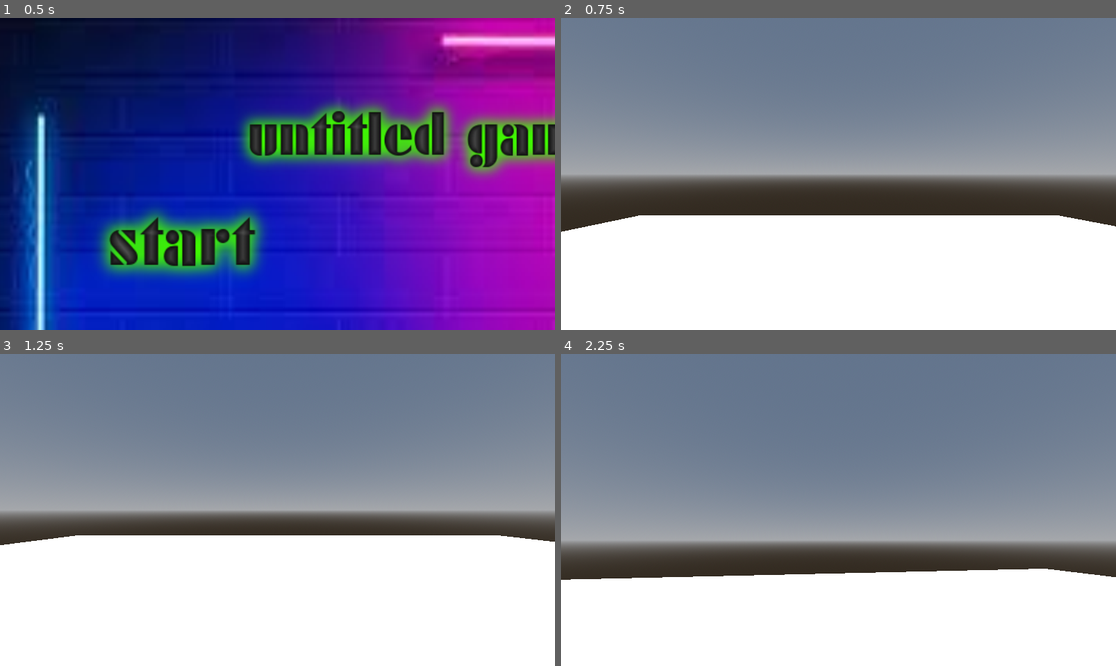
Above: before the commit, frames 1-4 (two rows, left to right).
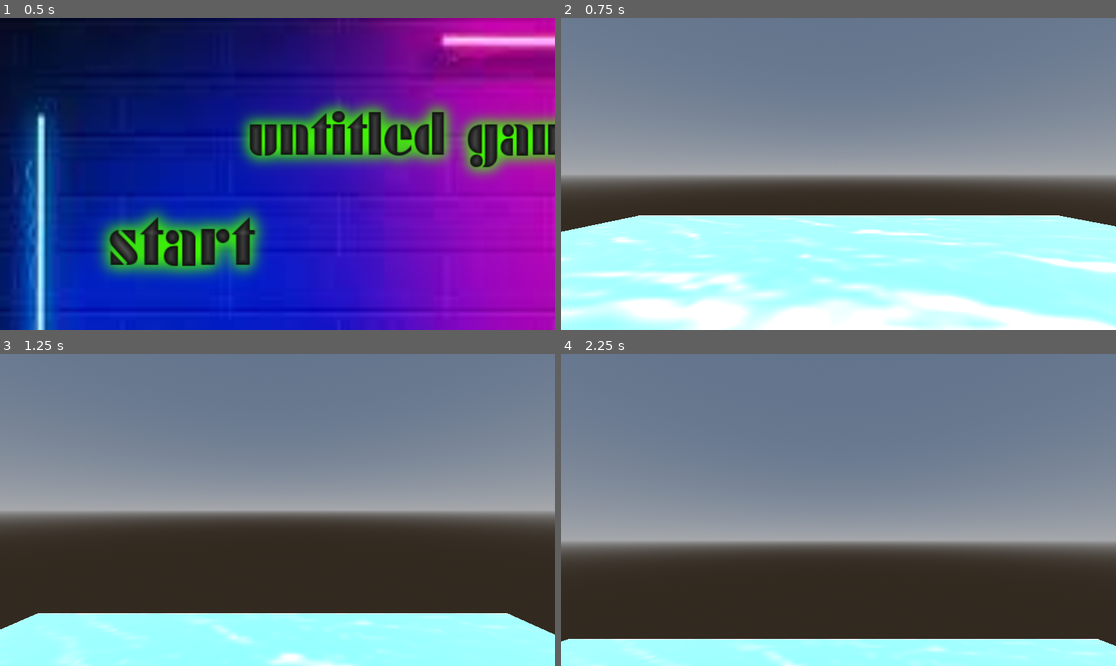
Above: after the commit, the same moments.

Repository: JoukePouke/Game-off-2023
Game: Godot game, scene res://Assets/Scenes/MainMenu.tscn
Two runs of this game, one before a commit and one after it. Both use one fixed random seed, a clock stepped at 60 frames per second and the inputs below.
Inputs (mouse positions are in pixels of both pictures, inside the frame that each line leads up to):
- Up to frame 1 (0.5 s): no input
- Up to frame 2 (0.75 s): click (744, 242) at 0.5 s
- Up to frame 3 (1.25 s): no input
- Up to frame 4 (2.25 s): tap Enter (ui_accept) at 1.25, 1.52 s; move the mouse to (866, 510) at 1.27 s; hold W (up) from 1.28 s (still down); tap F at 1.35 s; click (866, 510) at 1.42 s; move the mouse to (810, 510) at 2.02 s; tap Shift at 2.1 s

Frame 1 is identical in both runs. In frame 2, 30% of the frame differs, in the area x 0-100%, y 63-100%; in frame 3, 41%, in the area x 0-100%, y 58-100%; in frame 4, 29%.

Commit message:
add respawn

Diff:
--- a/Assets/Scenes/MainLevel.tscn
+++ b/Assets/Scenes/MainLevel.tscn
@@ -1,10 +1,36 @@
-[gd_scene load_steps=8 format=3 uid="uid://b0q81qutcdid3"]
+[gd_scene load_steps=11 format=3 uid="uid://b0q81qutcdid3"]
 
+[ext_resource type="Texture2D" uid="uid://yrnajsafss3o" path="res://Assets/images/images.jpeg" id="1_e4j2f"]
 [ext_resource type="PackedScene" uid="uid://dgpjxoygnvyy4" path="res://Assets/simple_fpsplayer/Player.tscn" id="2_6bn0e"]
+
+[sub_resource type="StandardMaterial3D" id="StandardMaterial3D_4ebre"]
+albedo_texture = ExtResource("1_e4j2f")
 
 [sub_resource type="BoxMesh" id="BoxMesh_d6ydj"]
 
 [sub_resource type="StandardMaterial3D" id="StandardMaterial3D_0i35n"]
+
+[sub_resource type="GDScript" id="GDScript_301u6"]
+resource_name = "water"
+script/source = "extends MeshInstance3D
+@onready
+var player = get_node(\"../Player\")
+@onready
+var respawn = get_node(\"../respawn\")
+# Called when the node enters the scene tree for the first time.
+func _ready():
+	pass # Replace with function body.
+
+
+# Called every frame. 'delta' is the elapsed time since the previous frame.
+func _process(delta):
+	pass
+
+
+func _on_body(body):
+	player.transform = respawn.transform
+
+"
 
 [sub_resource type="ConcavePolygonShape3D" id="ConcavePolygonShape3D_0e0y8"]
 data = PackedVector3Array(-0.5, 0.5, 0.5, 0.5, 0.5, 0.5, -0.5, -0.5, 0.5, 0.5, 0.5, 0.5, 0.5, -0.5, 0.5, -0.5, -0.5, 0. …(500 unchanged characters)…
@@ -22,10 +48,12 @@
 
 [node name="MeshInstance3D" type="MeshInstance3D" parent="."]
 transform = Transform3D(24.8783, 0, 0, 0, 0.251515, 0, 0, 0, 21.4792, -0.256853, -1.19209e-07, -0.0319362)
+material_override = SubResource("StandardMaterial3D_4ebre")
 mesh = SubResource("BoxMesh_d6ydj")
 surface_material_override/0 = SubResource("StandardMaterial3D_0i35n")
+script = SubResource("GDScript_301u6")
 
-[node name="StaticBody3D" type="StaticBody3D" parent="MeshInstance3D"]
+[node name="StaticBody3D" type="Area3D" parent="MeshInstance3D"]
 
 [node name="CollisionShape3D" type="CollisionShape3D" parent="MeshInstance3D/StaticBody3D"]
 shape = SubResource("ConcavePolygonShape3D_0e0y8")
@@ -39,3 +67,8 @@
 
 [node name="WorldEnvironment" type="WorldEnvironment" parent="."]
 environment = SubResource("Environment_v1o86")
+
+[node name="respawn" type="Marker3D" parent="."]
+transform = Transform3D(1, 0, 0, 0, 1, 0, 0, 0, 1, 0, 6.06272, 0)
+
+[connection signal="body_entered" from="MeshInstance3D/StaticBody3D" to="MeshInstance3D" method="_on_body"]
Binary file added: Assets/images/images.jpeg
Not shown, added: Assets/images/images.jpeg.import
